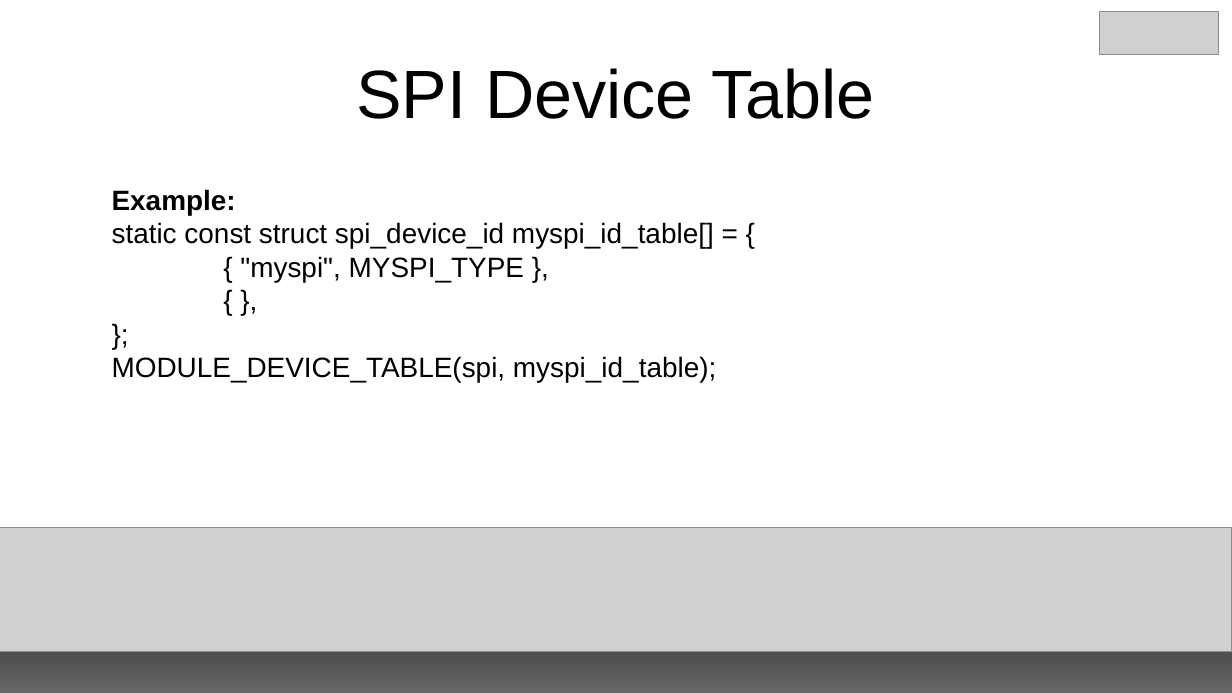
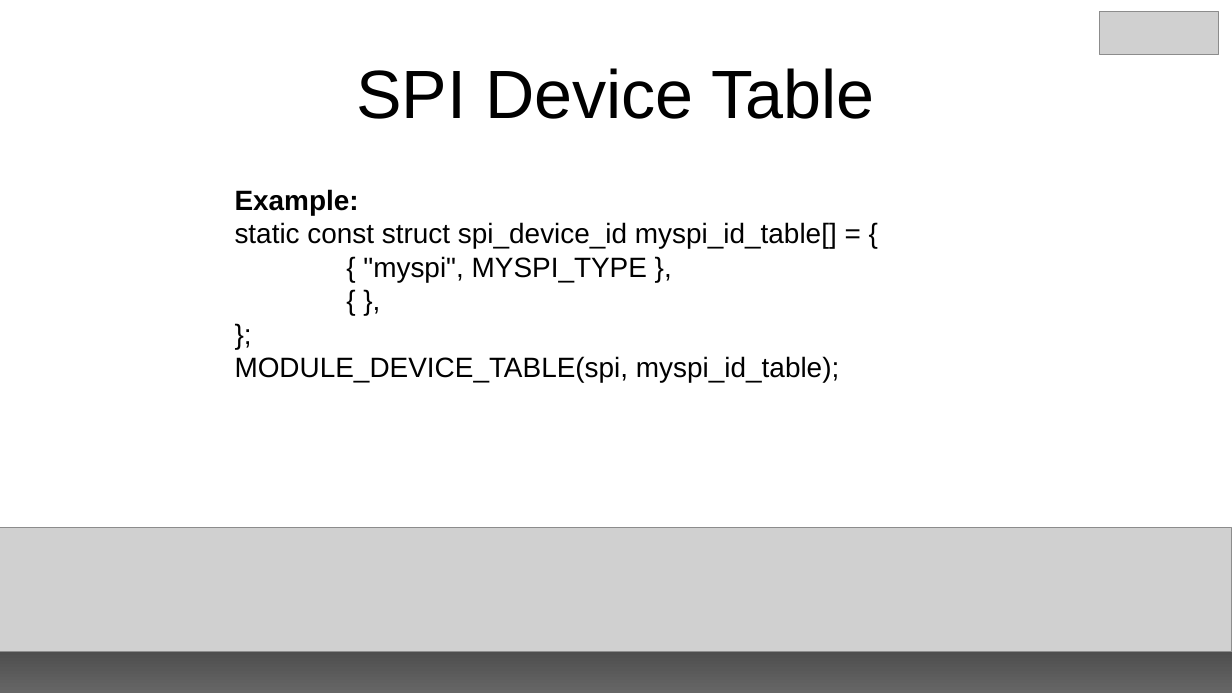
Before and after one commit to e-ale/Slides, a slide deck: slide 23 of building-an-spi-driver.odp. Drawn at 1232x693 pixels with LibreOffice and Linux fonts; fonts in the diff are those of the drawing; grey boxes stand for pictures. Boxes give left, top, right and bottom in pixels: in the first picture for what was removed or moved away, otherwise in the second. Text is boxed around its words. In the diff, an @@ line names an element or a change of style, - is before the commit and + after.

```diff
--- a/building-an-spi-driver.odp
+++ b/building-an-spi-driver.odp
@@ text "Example:": place and size @@
-text "Example:" at (112, 189, 716, 383)
+text "Example:" at (235, 189, 839, 383)
```
Also in this commit, not shown: 4 other slides changed, 2 slides added.
